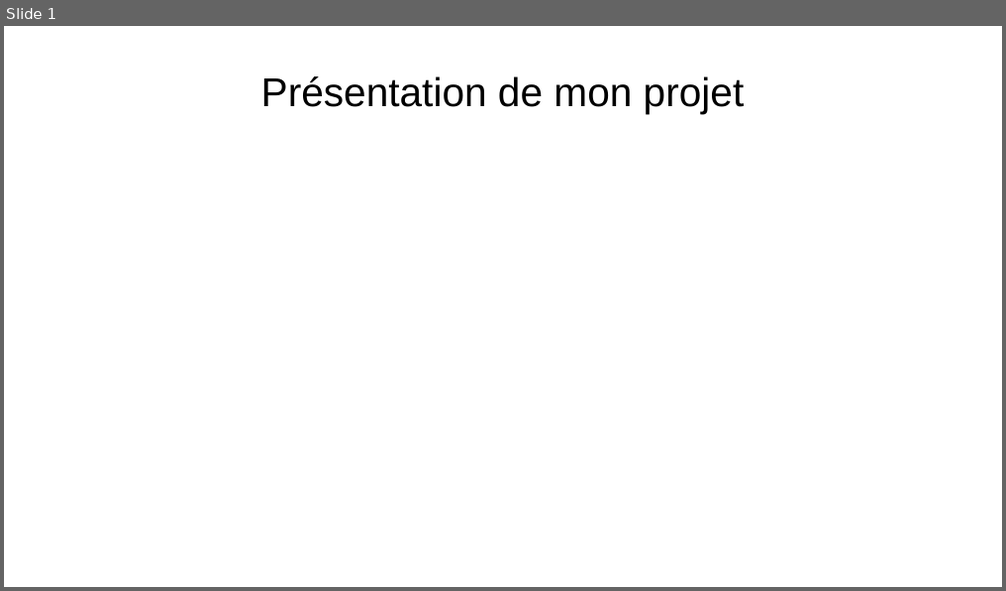
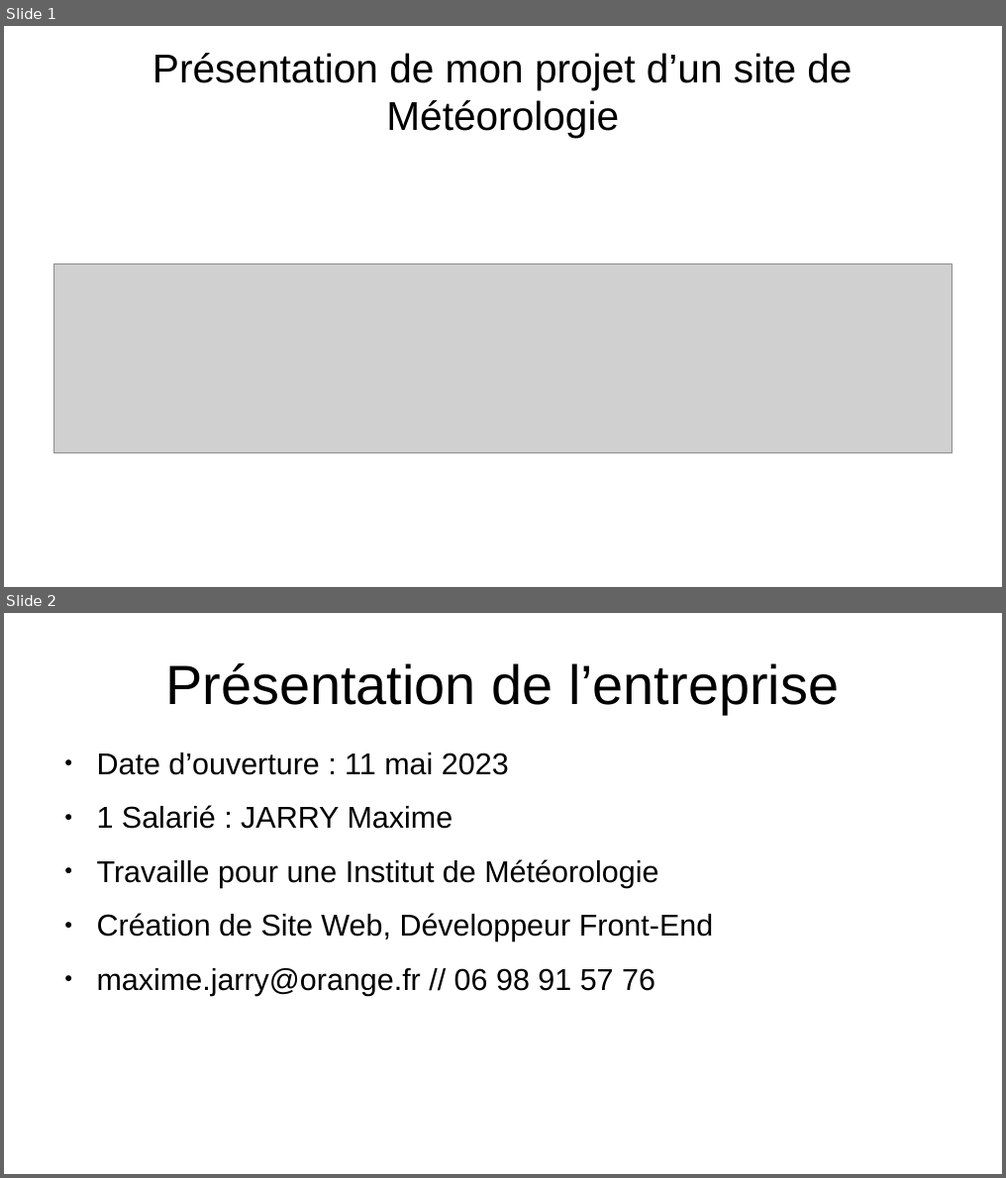
Before and after one commit to Max50603/PROJET--FINAL, a slide deck: PROJET/PROJET FINALE POWERPOINT.odp. Shown one above the other, each under a label of ours: slide 1 before the commit, slides 1 and 2 after it. The pictures are 1006x591 and 1006x1178 pixels, drawn with LibreOffice and Linux fonts; fonts in the diff are those of the drawing; grey boxes stand for pictures. Boxes give left, top, right and bottom in pixels: in the first picture for what was removed or moved away, otherwise in the second. Text is boxed around its words. In the diff, an @@ line names an element or a change of style, - is before the commit and + after.

```diff
--- a/PROJET/PROJET FINALE POWERPOINT.odp
+++ b/PROJET/PROJET FINALE POWERPOINT.odp
@@ slide 2 added at (4, 613, 1002, 1174), background #FFFFFF @@
@@ title added at (166, 663, 839, 714), 44 pt, text #000000 @@
+Présentation de l’entreprise
@@ text added at (97, 753, 713, 996), 24 pt, text #000000 @@
+● Date d’ouverture : 11 mai 2023
+● 1 Salarié : JARRY Maxime
+● Travaille pour une Institut de Météorologie
+● Création de Site Web, Développeur Front-End
+● maxime.jarry@orange.fr // 06 98 91 57 76
@@ slide 1 changed as well @@
@@ title at (152, 53, 851, 138): text changed @@
-Présentation de mon projet
+Présentation de mon projet d’un site de Météorologie
@@ picture added at (54, 265, 952, 454) @@
```
Also in this commit, not shown: 11 other slides added, 3 other files.
